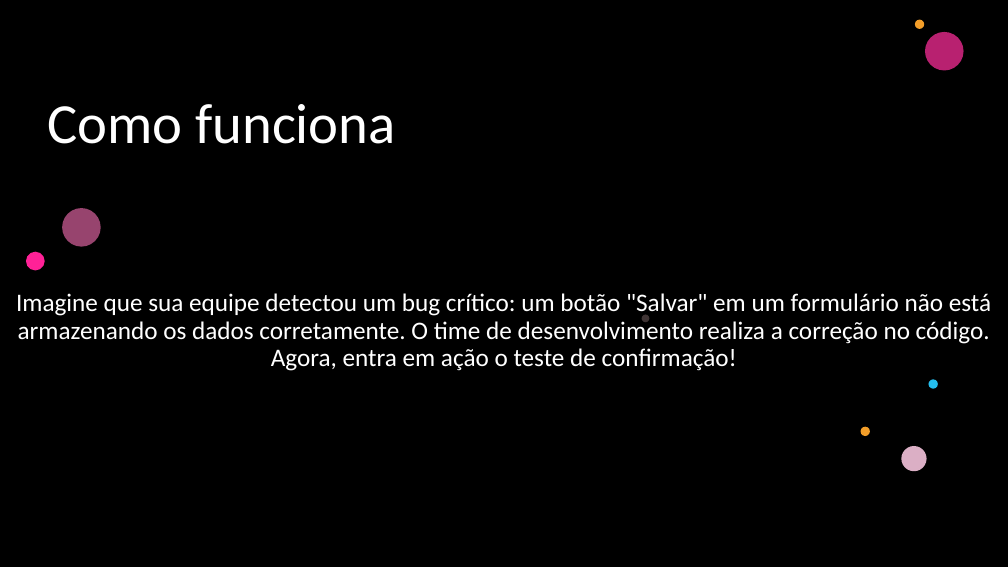
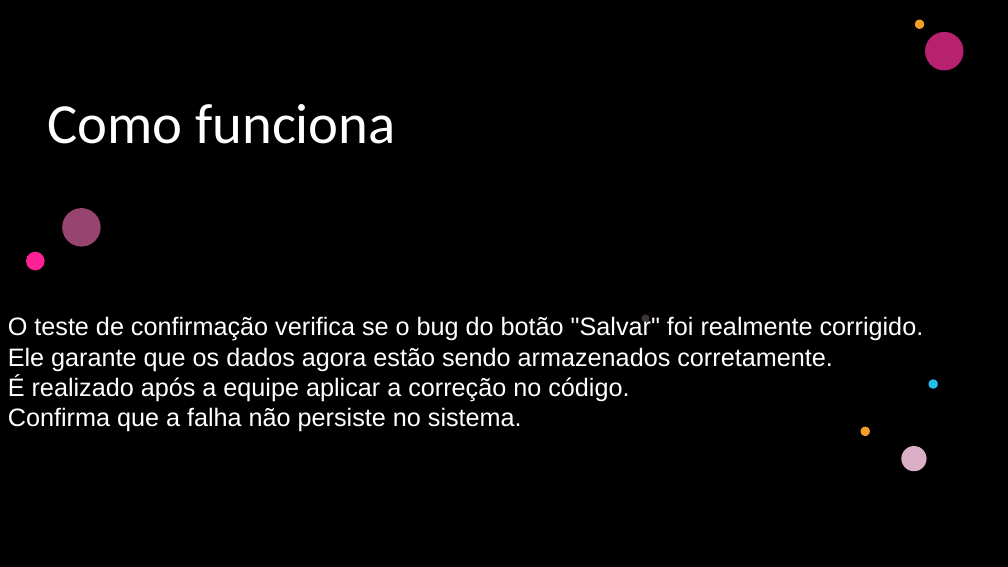
Before and after one commit to pauloryan091/atv-test, a slide deck: slide 3 of Teste Confirmação.pptx. Drawn at 1008x567 pixels with LibreOffice and Linux fonts; fonts in the diff are those of the drawing; background and template pictures are left out; a plain dark background stands for a picture behind light text. Boxes give left, top, right and bottom in pixels: in the first picture for what was removed or moved away, otherwise in the second. Text is boxed around its words. In the diff, an @@ line names an element or a change of style, - is before the commit and + after.

```diff
--- a/Teste Confirmação.pptx
+++ b/Teste Confirmação.pptx
@@ subtitle removed at (x1=16, y1=293, x2=991, y2=371) @@
-Imagine que sua equipe detectou um bug crítico: um botão "Salvar" em um formulário não está armazenando os dados corretamente. O time de desenvolvimento realiza a correção no código. Agora, entra em ação o teste de confirmação!
@@ subtitle added at (x1=8, y1=315, x2=924, y2=432), 24 pt, text #FFFFFF @@
+O teste de confirmação verifica se o bug do botão "Salvar" foi realmente corrigido.
+Ele garante que os dados agora estão sendo armazenados corretamente.
+É realizado após a equipe aplicar a correção no código.
+Confirma que a falha não persiste no sistema.
```
Also in this commit, not shown: 2 other slides changed, 13 other files.
